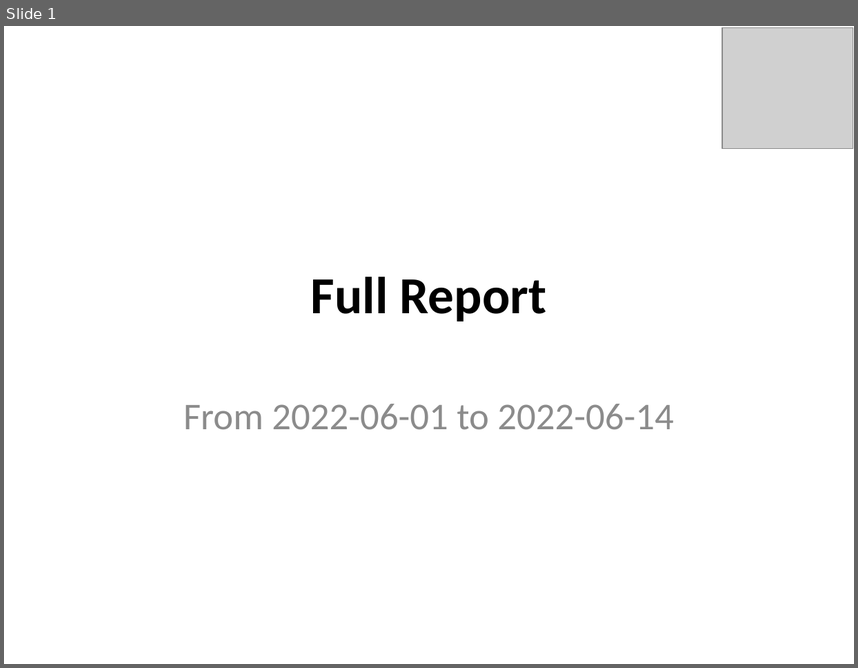
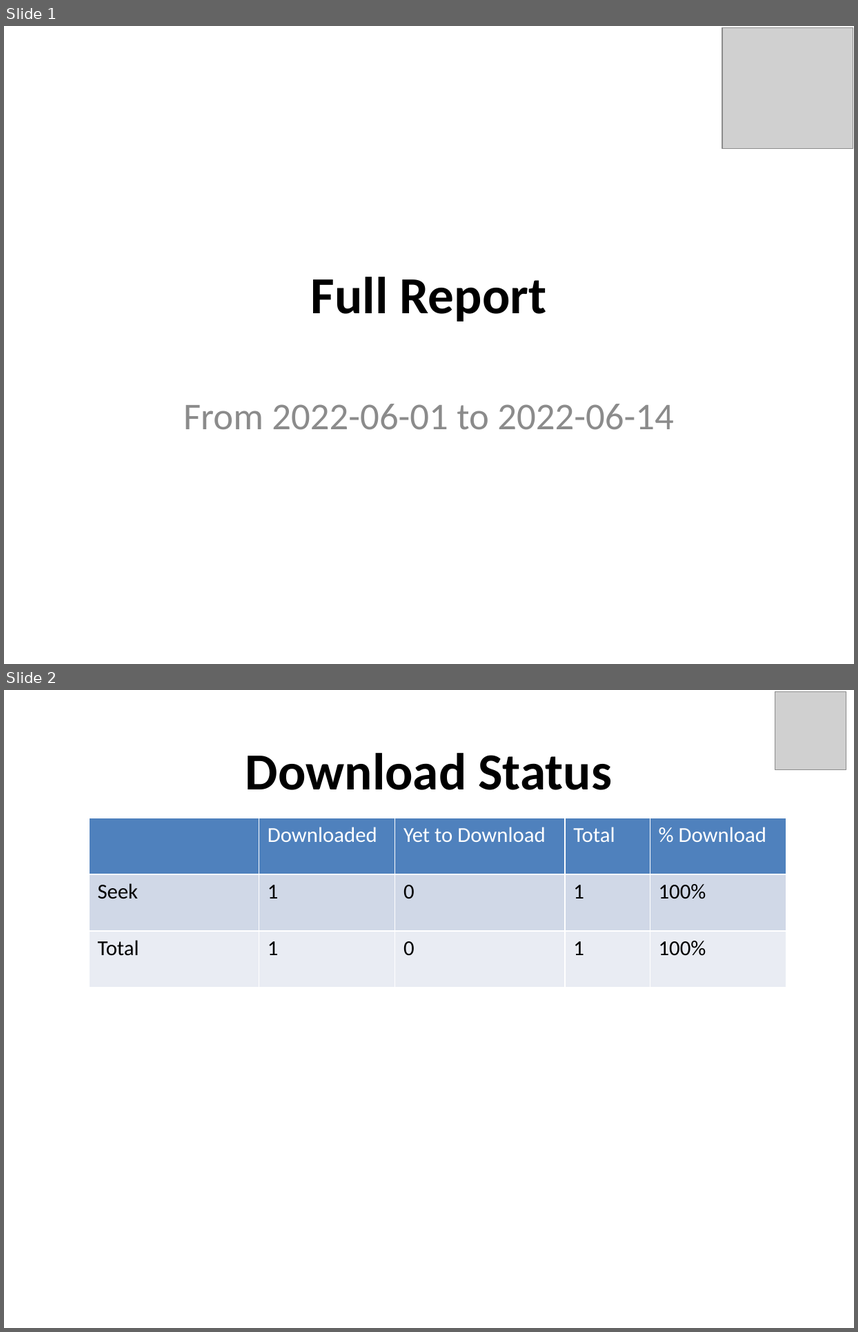
Before and after one commit to taranag/CodeProjects, a slide deck: FlaskApp/generated/Company1ByLevelFrom2022-06-01To2022-06-14.pptx. Shown one above the other, each under a label of ours: slide 1 before the commit, slides 1 and 2 after it. The pictures are 858x668 and 858x1332 pixels, drawn with LibreOffice and Linux fonts; fonts in the diff are those of the drawing; grey boxes stand for pictures. Boxes give left, top, right and bottom in pixels: in the first picture for what was removed or moved away, otherwise in the second. Text is boxed around its words. In the diff, an @@ line names an element or a change of style, - is before the commit and + after.

```diff
--- a/FlaskApp/generated/Company1ByLevelFrom2022-06-01To2022-06-14.pptx
+++ b/FlaskApp/generated/Company1ByLevelFrom2022-06-01To2022-06-14.pptx
@@ slide 2 added at [4, 690, 854, 1328], background #FFFFFF @@
@@ picture added at [775, 691, 846, 770] @@
@@ title added at [245, 753, 612, 790], 44 pt, text #000000, bold @@
+Download Status
@@ table added at [89, 818, 786, 987], 3 rows, 5 columns @@
+ | Downloaded | Yet to Download | Total | % Download
+Seek | 1 | 0 | 1 | 100%
+Total | 1 | 0 | 1 | 100%
```
Also in this commit, not shown: 1 slide changed, 24 other files.
